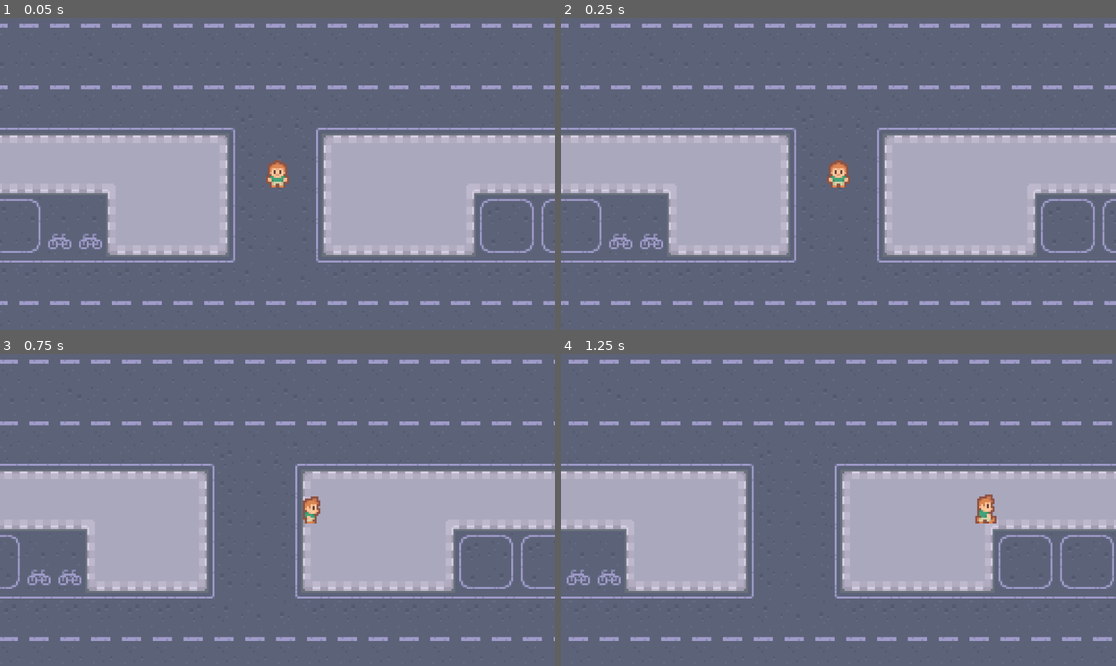
Above: before the commit, frames 1-4 (two rows, left to right).
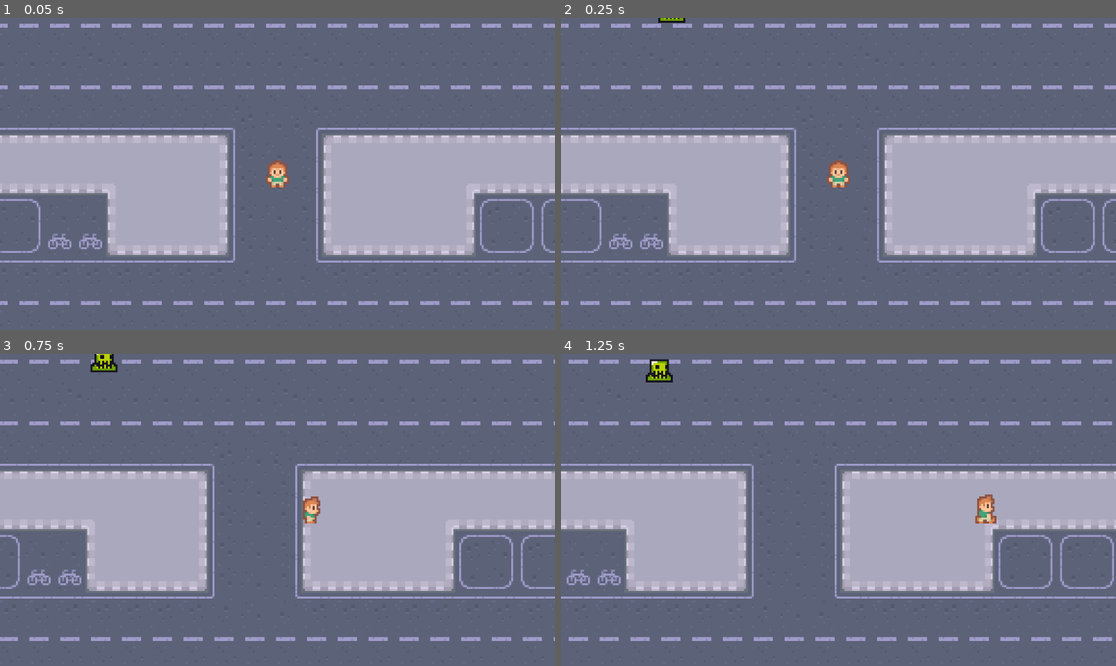
Above: after the commit, the same moments.

Repository: karsrc/H-CHE
Game: Godot game, scene res://node_2d.tscn
Two runs of this game, one before a commit and one after it. Both use one fixed random seed, a clock stepped at 60 frames per second and the inputs below.
Inputs:
- Up to frame 1 (0.05 s): no input
- Up to frame 2 (0.25 s): no input
- Up to frame 3 (0.75 s): tap Enter (ui_accept) at 0.5 s; hold Right (right) from 0.53 s (still down); tap Alt at 0.6 s
- Up to frame 4 (1.25 s): keep holding Right (right); tap Enter (ui_accept) at 0.77 s

Frame 1 is identical in both runs. In frame 2, less than 0.1% of the frame differs, in the area x 17-23%, y 0-2%; in frame 3, 0.2%; in frame 4, 0.3%, in the area x 15-21%, y 1-10%.

Commit message:
Add enemy character and prototype of 'flag capture' area to scene
Introduced an Enemy character with movement and animation logic (enemy.gd, enemy.tscn) and integrated it into the main scene. Added a Flag Area2D with collision detection and a timer for enemy spawning. Updated player node to be in the 'player' group for enemy targeting, and made minor adjustments to player animation and variable declaration.

Diff:
--- /dev/null
+++ b/enemy.gd
@@ -0,0 +1,28 @@
+extends CharacterBody2D
+
+@export var speed = 20.0
+@onready var player = get_tree().get_first_node_in_group("player")
+
+func _physics_process(_delta):
+	if player == null:
+		return
+
+	var direction = global_position.direction_to(player.global_position)
+	velocity = direction * speed
+	move_and_slide()
+	animation()
+
+func animation():
+	if velocity:
+		if velocity.x > 0:
+			$AnimatedSprite2D.flip_h = false
+			$AnimatedSprite2D.play("right")
+		elif velocity.x < 0:
+			$AnimatedSprite2D.flip_h = true
+			$AnimatedSprite2D.play("right")
+		elif velocity.y < 0:
+			$AnimatedSprite2D.frame = 0
+		else:
+			$AnimatedSprite2D.frame = 0
+	else:
+		$AnimatedSprite2D.frame = 0
--- /dev/null
+++ b/enemy.tscn
@@ -0,0 +1,43 @@
+[gd_scene format=3 uid="uid://ddt0hp7dt5svg"]
+
+[ext_resource type="Script" uid="uid://1ygnjncdwiem" path="res://enemy.gd" id="1_7k104"]
+[ext_resource type="Texture2D" uid="uid://drox00paca5no" path="res://ASSETS/sprites/slime_green.png" id="2_4gyqm"]
+
+[sub_resource type="AtlasTexture" id="AtlasTexture_qi2p4"]
+atlas = ExtResource("2_4gyqm")
+region = Rect2(0, 24, 24, 24)
+
+[sub_resource type="AtlasTexture" id="AtlasTexture_iifgy"]
+atlas = ExtResource("2_4gyqm")
+region = Rect2(24, 24, 24, 24)
+
+[sub_resource type="SpriteFrames" id="SpriteFrames_epg4t"]
+animations = [{
+"frames": [{
+"duration": 1.0,
+"texture": SubResource("AtlasTexture_qi2p4")
+}, {
+"duration": 1.0,
+"texture": SubResource("AtlasTexture_iifgy")
+}, {
+"duration": 1.0,
+"texture": SubResource("AtlasTexture_qi2p4")
+}],
+"loop": true,
+"name": &"right",
+"speed": 5.0
+}]
+
+[sub_resource type="CircleShape2D" id="CircleShape2D_4gyqm"]
+radius = 5.0990195
+
+[node name="Enemy1" type="CharacterBody2D" unique_id=1428814856]
+script = ExtResource("1_7k104")
+
+[node name="AnimatedSprite2D" type="AnimatedSprite2D" parent="." unique_id=892552969]
+sprite_frames = SubResource("SpriteFrames_epg4t")
+animation = &"right"
+
+[node name="CollisionShape2D" type="CollisionShape2D" parent="." unique_id=268850245]
+position = Vector2(0, 6)
+shape = SubResource("CircleShape2D_4gyqm")
--- /dev/null
+++ b/node_2d.gd
@@ -0,0 +1,8 @@
+extends Node2D
+
+func _on_area_2d_body_shape_entered(body_rid: RID, body: Node2D, body_shape_index: int, local_shape_index: int) -> void:
+	print('test successful')
+
+func _physics_process(_delta):
+
+	pass # Replace with function body.
--- a/node_2d.tscn
+++ b/node_2d.tscn
@@ -1,8 +1,10 @@
 [gd_scene format=3 uid="uid://du7frl7uuq2bp"]
 
+[ext_resource type="Script" uid="uid://brf5kobae433v" path="res://node_2d.gd" id="1_0hol4"]
 [ext_resource type="Texture2D" uid="uid://doghmovcgeltw" path="res://graphics3/map.png" id="1_wtcfe"]
 [ext_resource type="PackedScene" uid="uid://bjy1c24lq0gf7" path="res://player.tscn" id="2_0e48y"]
 [ext_resource type="PackedScene" uid="uid://kxygjnktxlox" path="res://tree_1.tscn" id="3_epypp"]
+[ext_resource type="PackedScene" uid="uid://ddt0hp7dt5svg" path="res://enemy.tscn" id="5_q6r6c"]
 
 [sub_resource type="RectangleShape2D" id="RectangleShape2D_0hol4"]
 size = Vector2(386.5, 20)
@@ -16,7 +18,11 @@
 [sub_resource type="RectangleShape2D" id="RectangleShape2D_kdubu"]
 size = Vector2(394, 10)
 
+[sub_resource type="CircleShape2D" id="CircleShape2D_epypp"]
+radius = 35.128338
+
 [node name="Game" type="Node2D" unique_id=1581558134]
+script = ExtResource("1_0hol4")
 metadata/_edit_horizontal_guides_ = [-319.0, -319.0]
 
 [node name="Map" type="Sprite2D" parent="." unique_id=594646610]
@@ -28,28 +34,44 @@
 [node name="Player" parent="." unique_id=1273051383 instance=ExtResource("2_0e48y")]
 position = Vector2(25, 37)
 
-[node name="Node2D" type="Node2D" parent="." unique_id=1101596710]
+[node name="Borders" type="Node2D" parent="." unique_id=1101596710]
 
-[node name="StaticBody2D2" type="StaticBody2D" parent="Node2D" unique_id=2098534824]
+[node name="StaticBody2D2" type="StaticBody2D" parent="Borders" unique_id=2098534824]
 
-[node name="CollisionShape2D" type="CollisionShape2D" parent="Node2D/StaticBody2D2" unique_id=713570406]
+[node name="CollisionShape2D" type="CollisionShape2D" parent="Borders/StaticBody2D2" unique_id=713570406]
 position = Vector2(1.75, -330)
 shape = SubResource("RectangleShape2D_0hol4")
 
-[node name="StaticBody2D" type="StaticBody2D" parent="Node2D" unique_id=185688]
+[node name="StaticBody2D" type="StaticBody2D" parent="Borders" unique_id=185688]
 
-[node name="CollisionShape2D" type="CollisionShape2D" parent="Node2D/StaticBody2D" unique_id=673300192]
+[node name="CollisionShape2D" type="CollisionShape2D" parent="Borders/StaticBody2D" unique_id=673300192]
 position = Vector2(-210.5, -36.5)
 shape = SubResource("RectangleShape2D_epypp")
 
-[node name="StaticBody2D3" type="StaticBody2D" parent="Node2D" unique_id=1689453827]
+[node name="StaticBody2D3" type="StaticBody2D" parent="Borders" unique_id=1689453827]
 
-[node name="CollisionShape2D" type="CollisionShape2D" parent="Node2D/StaticBody2D3" unique_id=171117431]
+[node name="CollisionShape2D" type="CollisionShape2D" parent="Borders/StaticBody2D3" unique_id=171117431]
 position = Vector2(205.75, 0)
 shape = SubResource("RectangleShape2D_q6r6c")
 
-[node name="StaticBody2D4" type="StaticBody2D" parent="Node2D" unique_id=720250285]
+[node name="StaticBody2D4" type="StaticBody2D" parent="Borders" unique_id=720250285]
 
-[node name="CollisionShape2D" type="CollisionShape2D" parent="Node2D/StaticBody2D4" unique_id=1954371956]
+[node name="CollisionShape2D" type="CollisionShape2D" parent="Borders/StaticBody2D4" unique_id=1954371956]
 position = Vector2(4, 325)
 shape = SubResource("RectangleShape2D_kdubu")
+
+[node name="Flag" type="Area2D" parent="." unique_id=2069333526]
+
+[node name="CollisionShape2D" type="CollisionShape2D" parent="Flag" unique_id=1802307583]
+position = Vector2(-95, 63)
+shape = SubResource("CircleShape2D_epypp")
+
+[node name="Enemy1" parent="Flag" unique_id=1428814856 instance=ExtResource("5_q6r6c")]
+position = Vector2(-65, -57)
+
+[node name="Timer" type="Node2D" parent="." unique_id=764810591]
+
+[node name="EnemyTimer" type="Timer" parent="Timer" unique_id=530871752]
+wait_time = 10.0
+
+[connection signal="body_shape_entered" from="Flag" to="." method="_on_area_2d_body_shape_entered"]
--- a/player.gd
+++ b/player.gd
@@ -1,7 +1,7 @@
 extends CharacterBody2D
 
 var direction: Vector2 = Vector2(1,1)
-var speed: int = 140
+var speed = 140
 
 func _physics_process(delta: float) -> void:
 	direction = Input.get_vector("left","right","up","down")
--- a/player.tscn
+++ b/player.tscn
@@ -125,7 +125,7 @@
 "speed": 5.0
 }]
 
-[node name="Player" type="CharacterBody2D" unique_id=1584309605]
+[node name="Player" type="CharacterBody2D" unique_id=1584309605 groups=["player"]]
 script = ExtResource("1_i3pqv")
 
 [node name="Camera2D" type="Camera2D" parent="." unique_id=1716658480]
@@ -142,5 +142,5 @@
 
 [node name="AnimatedSprite2D" type="AnimatedSprite2D" parent="." unique_id=1500273619]
 sprite_frames = SubResource("SpriteFrames_2hs0m")
-animation = &"down"
+animation = &"left"
 autoplay = "down"
--- a/project.godot
+++ b/project.godot
@@ -22,6 +22,10 @@
 [editor_plugins]
 
 enabled=PackedStringArray("res://addons/godot_super-wakatime/plugin.cfg")
+
+[global_group]
+
+player=""
 
 [input]
 
Not shown, added: enemy.gd.uid
Not shown, added: node_2d.gd.uid
